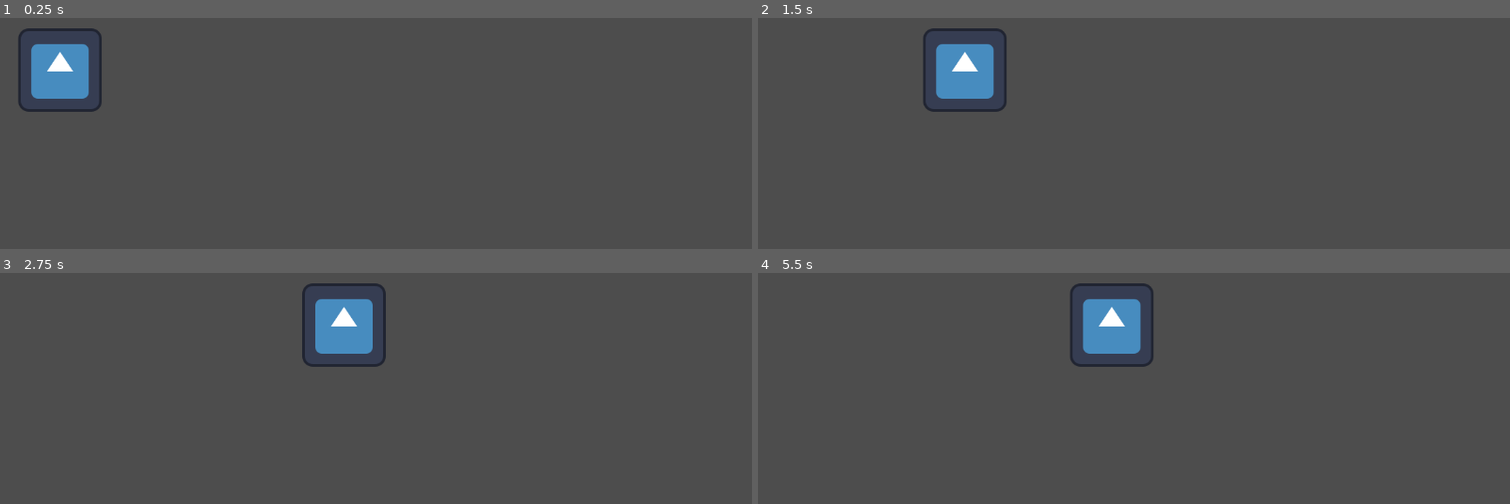
Above: before the commit, frames 1-4 (two rows, left to right).
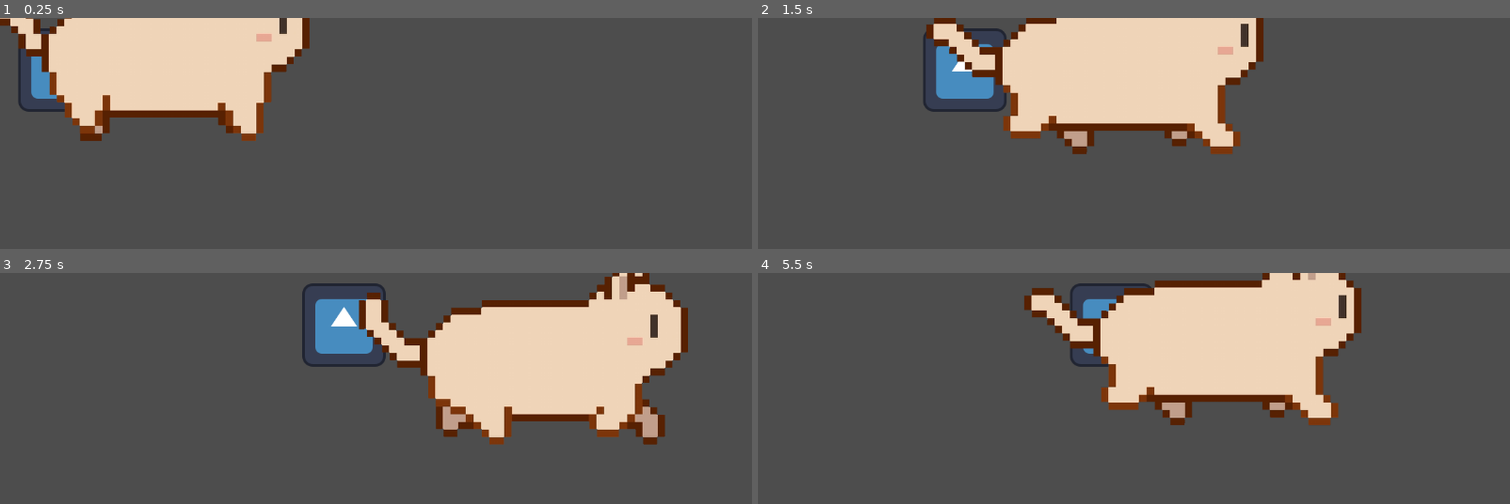
Above: after the commit, the same moments.

Repository: IngresW/CiGA-Developmennt
Game: Godot game, scene res://Scenes/main.tscn
Same seed, same stepped clock (60 frames per second), same inputs: the game is played once before the commit and once after it. The engine's default icon, where the game draws it, is replaced by a stand-in: a white triangle on a blue panel in a dark square.
Inputs:
- Up to frame 1 (0.25 s): no input
- Up to frame 2 (1.5 s): tap Enter at 0.5 s; hold D (move_right) 0.53-1.28 s; hold S (move_down, bound only after the commit) from 1.28 s (still down)
- Up to frame 3 (2.75 s): release S (move_down, bound only after the commit) at 2.03 s; hold D (move_right) from 2.03 s (still down)
- Up to frame 4 (5.5 s): release D (move_right) at 2.78 s; hold W (move_up, bound only after the commit) 2.78-3.53 s; hold A (move_left, bound only after the commit) 3.53-5.03 s; hold S (move_down, bound only after the commit) from 5.03 s (still down)

The runs differ from the first frame. In frame 1, 15% of the frame differs, in the area x 0-42%, y 0-54%; in frame 2, 18%; in frame 3, 20%, in the area x 47-92%, y 0-75%; in frame 4, 19%.

Commit message:
加入了昨天的猫wasd移动

Diff:
--- a/Scenes/main.tscn
+++ b/Scenes/main.tscn
@@ -1,7 +1,8 @@
-[gd_scene load_steps=3 format=3 uid="uid://c2y7po8rbw1kg"]
+[gd_scene load_steps=4 format=3 uid="uid://c2y7po8rbw1kg"]
 
 [ext_resource type="Script" uid="uid://bsew5i6pbsg6l" path="res://Scripts/main.gd" id="1_jjgbg"]
 [ext_resource type="Texture2D" uid="uid://dv54cumwadr3u" path="res://icon.svg" id="2_bo1nx"]
+[ext_resource type="PackedScene" uid="uid://p6up60pt8quk" path="res://Scripts/player.tscn" id="3_8gbba"]
 
 [node name="Node2D" type="Node2D"]
 script = ExtResource("1_jjgbg")
@@ -9,3 +10,5 @@
 [node name="Sprite2D" type="Sprite2D" parent="."]
 position = Vector2(92, 80)
 texture = ExtResource("2_bo1nx")
+
+[node name="Player" parent="." instance=ExtResource("3_8gbba")]
--- /dev/null
+++ b/Scripts/player.tscn
@@ -0,0 +1,73 @@
+[gd_scene load_steps=14 format=3 uid="uid://p6up60pt8quk"]
+
+[ext_resource type="Script" uid="uid://c52vx4qxyj6os" path="res://player.gd" id="1_3eola"]
+[ext_resource type="Texture2D" uid="uid://8vfukm4ducee" path="res://Assets/CAT/CAT8.png" id="2_uwfu8"]
+[ext_resource type="Texture2D" uid="uid://0jm2vbscwbq0" path="res://Assets/CAT/CAT2.png" id="3_tnia3"]
+[ext_resource type="Texture2D" uid="uid://y038aorx7e86" path="res://Assets/CAT/CAT1.png" id="4_e30d2"]
+[ext_resource type="Texture2D" uid="uid://vv80giahq0lc" path="res://Assets/CAT/CAT3.png" id="5_dewun"]
+[ext_resource type="Texture2D" uid="uid://clhtr8al5snew" path="res://Assets/CAT/CAT4.png" id="6_a6hnc"]
+
+[sub_resource type="AtlasTexture" id="AtlasTexture_d36ei"]
+atlas = ExtResource("2_uwfu8")
+region = Rect2(0, 0, 1032, 1032)
+
+[sub_resource type="AtlasTexture" id="AtlasTexture_i042p"]
+atlas = ExtResource("3_tnia3")
+region = Rect2(0, 0, 1032, 1032)
+
+[sub_resource type="AtlasTexture" id="AtlasTexture_bj1fc"]
+atlas = ExtResource("4_e30d2")
+region = Rect2(0, 0, 1032, 1032)
+
+[sub_resource type="AtlasTexture" id="AtlasTexture_ttcec"]
+atlas = ExtResource("3_tnia3")
+region = Rect2(0, 0, 1032, 1032)
+
+[sub_resource type="AtlasTexture" id="AtlasTexture_xtsbm"]
+atlas = ExtResource("5_dewun")
+region = Rect2(0, 0, 1032, 1032)
+
+[sub_resource type="AtlasTexture" id="AtlasTexture_ttee0"]
+atlas = ExtResource("6_a6hnc")
+region = Rect2(0, 0, 1032, 1032)
+
+[sub_resource type="SpriteFrames" id="SpriteFrames_f4aal"]
+animations = [{
+"frames": [{
+"duration": 1.0,
+"texture": SubResource("AtlasTexture_d36ei")
+}, {
+"duration": 1.0,
+"texture": SubResource("AtlasTexture_i042p")
+}],
+"loop": true,
+"name": &"idle",
+"speed": 5.0
+}, {
+"frames": [{
+"duration": 1.0,
+"texture": SubResource("AtlasTexture_bj1fc")
+}, {
+"duration": 1.0,
+"texture": SubResource("AtlasTexture_ttcec")
+}, {
+"duration": 1.0,
+"texture": SubResource("AtlasTexture_xtsbm")
+}, {
+"duration": 1.0,
+"texture": SubResource("AtlasTexture_ttee0")
+}],
+"loop": true,
+"name": &"run",
+"speed": 5.0
+}]
+
+[node name="Player" type="CharacterBody2D" node_paths=PackedStringArray("animator")]
+script = ExtResource("1_3eola")
+animator = NodePath("AnimatedSprite2D")
+
+[node name="AnimatedSprite2D" type="AnimatedSprite2D" parent="."]
+sprite_frames = SubResource("SpriteFrames_f4aal")
+animation = &"idle"
+autoplay = "idle"
+frame_progress = 0.241644
--- /dev/null
+++ b/player.gd
@@ -0,0 +1,19 @@
+extends CharacterBody2D
+
+@export var move_speed :int = 100
+@export var animator : AnimatedSprite2D
+# Called when the node enters the scene tree for the first time.
+#func _ready() -> void:
+#d	velocity =Vector2(50,0)
+
+
+# Called every frame. 'delta' is the elapsed time since the previous frame.
+func _physics_process(delta: float) -> void:
+	velocity = Input.get_vector("move_left","move_right","move_up","move_down")*move_speed
+	#如果速度为0，播放待机动画
+	if velocity == Vector2.ZERO:
+		animator.play("idle")
+	#如果速度不为0，播放跑步动画
+	else:
+		animator.play("run")
+	move_and_slide()
--- a/project.godot
+++ b/project.godot
@@ -27,3 +27,18 @@
 "events": [Object(InputEventKey,"resource_local_to_scene":false,"resource_name":"","device":-1,"window_id":0,"alt_press …(192 unchanged characters)…
 ]
 }
+move_left={
+"deadzone": 0.2,
+"events": [Object(InputEventKey,"resource_local_to_scene":false,"resource_name":"","device":-1,"window_id":0,"alt_pressed":false,"shift_pressed":false,"ctrl_pressed":false,"meta_pressed":false,"pressed":false,"keycode":0,"physical_keycode":65,"key_label":0,"unicode":97,"location":0,"echo":false,"script":null)
+]
+}
+move_up={
+"deadzone": 0.2,
+"events": [Object(InputEventKey,"resource_local_to_scene":false,"resource_name":"","device":-1,"window_id":0,"alt_pressed":false,"shift_pressed":false,"ctrl_pressed":false,"meta_pressed":false,"pressed":false,"keycode":0,"physical_keycode":87,"key_label":0,"unicode":119,"location":0,"echo":false,"script":null)
+]
+}
+move_down={
+"deadzone": 0.2,
+"events": [Object(InputEventKey,"resource_local_to_scene":false,"resource_name":"","device":-1,"window_id":0,"alt_pressed":false,"shift_pressed":false,"ctrl_pressed":false,"meta_pressed":false,"pressed":false,"keycode":0,"physical_keycode":83,"key_label":0,"unicode":115,"location":0,"echo":false,"script":null)
+]
+}
Binary file added: Assets/CAT/CAT1.png
Not shown, added: Assets/CAT/CAT1.png.import
Binary file added: Assets/CAT/CAT2.png
Not shown, added: Assets/CAT/CAT2.png.import
Binary file added: Assets/CAT/CAT3.png
Not shown, added: Assets/CAT/CAT3.png.import
Binary file added: Assets/CAT/CAT4.png
Not shown, added: Assets/CAT/CAT4.png.import
Binary file added: Assets/CAT/CAT5.png
Not shown, added: Assets/CAT/CAT5.png.import
Binary file added: Assets/CAT/CAT6.png
Not shown, added: Assets/CAT/CAT6.png.import
(and 8 more such lines)
